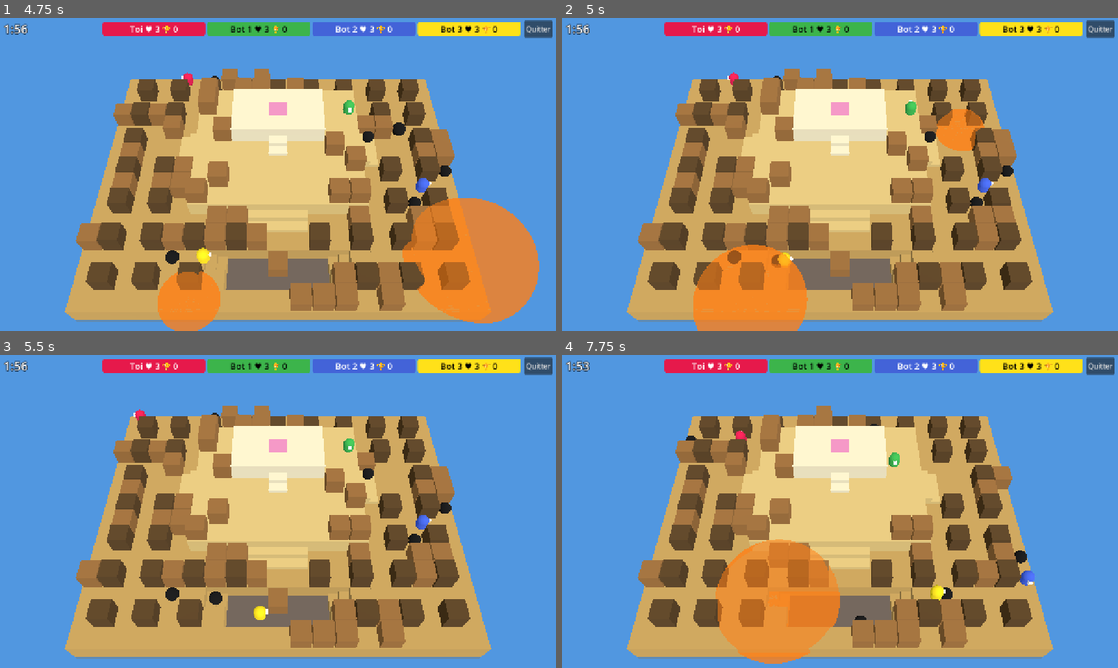
Above: before the commit, frames 1-4 (two rows, left to right).
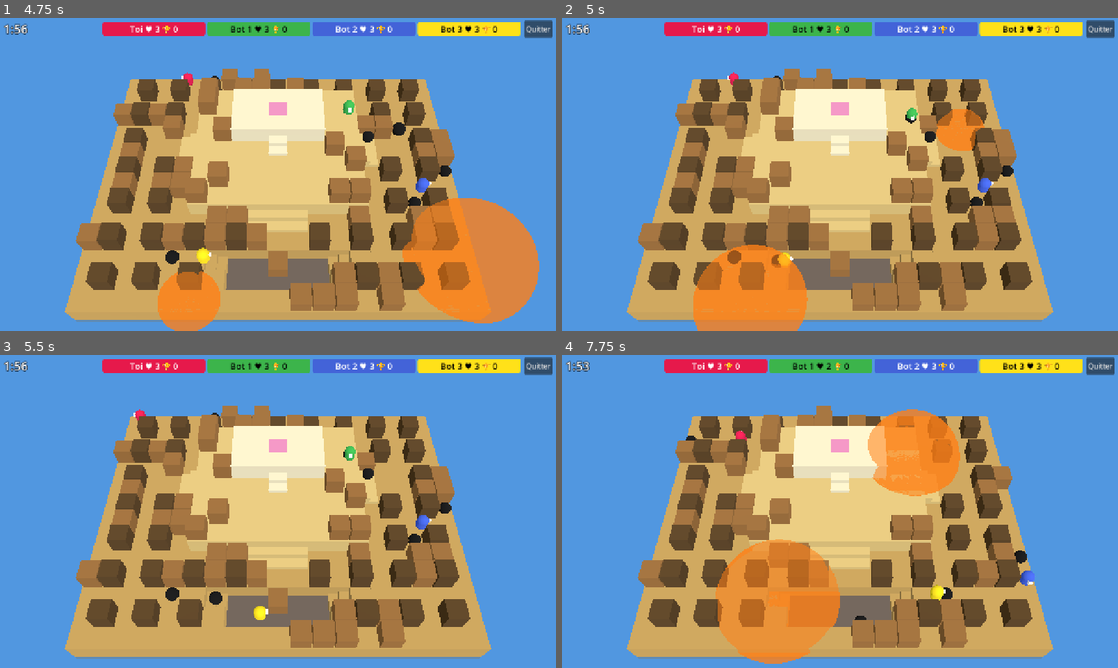
Above: after the commit, the same moments.

Repository: PaulDoazan/bomberman
Game: Godot game, scene res://src/ui/settings_screen.tscn
Same seed, same stepped clock (60 frames per second), same inputs: the game is played once before the commit and once after it.
Inputs (mouse positions are in pixels of both pictures, inside the frame that each line leads up to):
- Up to frame 1 (4.75 s): click "Jouer" at 0.5 s; move the mouse to (400, 158) at 1.27 s; press the mouse at (400, 158) at 1.28 s; hold Right (move_right) 1.28-2.03 s; move the mouse to (166, 190) at 2.02 s; release the mouse at (166, 190) at 2.03 s; hold Down (move_down) 2.03-2.78 s; right-click (166, 190) at 2.1 s; click (166, 190) at 2.3 s; move the mouse to (333, 105) at 2.77 s; press the mouse at (333, 105) at 2.78 s; hold Right (move_right) 2.78-3.53 s; move the mouse to (250, 237) at 3.52 s; release the mouse at (250, 237) at 3.53 s; hold Up (move_up) 3.53-4.28 s; tap Space (place_bomb) at 3.6 s; click (250, 237) at 3.8 s; move the mouse to (444, 221) at 4.27 s; press the mouse at (444, 221) at 4.28 s; hold Left (move_left) from 4.28 s (still down)
- Up to frame 2 (5 s): keep holding Left (move_left)
- Up to frame 3 (5.5 s): keep holding Left (move_left); move the mouse to (111, 464) at 5.02 s; release the mouse at (111, 464) at 5.03 s; right-click (111, 464) at 5.1 s; click (111, 464) at 5.3 s
- Up to frame 4 (7.75 s): move the mouse to (867, 511) at 5.77 s; release Left (move_left) at 5.78 s; press the mouse at (867, 511) at 5.78 s; hold Down (move_down) 5.78-6.53 s; move the mouse to (756, 433) at 6.52 s; release the mouse at (756, 433) at 6.53 s; hold Right (move_right) 6.53-7.28 s; tap Space (place_bomb) at 6.6 s; click (756, 433) at 6.8 s; move the mouse to (962, 495) at 7.27 s; press the mouse at (962, 495) at 7.28 s; hold Up (move_up) from 7.28 s (still down)

Frame 1 is identical in both runs. In frame 2, 0.1% of the frame differs, in the area x 61-64%, y 26-34%; in frame 3, 0.1%; in frame 4, 3.6%, in the area x 47-72%, y 3-46%.

Commit message:
Let players move in any direction on stairs
A step may change height by at most one half-level; stairs no longer
restrict movement to their axis. Levels still only connect through
stairs because only stair cells sit at odd half-levels.

Co-Authored-By: Claude Opus 5.5 (1M context) <noreply@anthropic.com>
Claude-Session: https://claude.ai/code/session_01VPhps17NVn3uxQFaWV6rT5

Diff:
--- a/src/sim/arena.gd
+++ b/src/sim/arena.gd
@@ -63,22 +63,12 @@
 	return t == Tile.PILLAR or t == Tile.BLOCK
 
 # Terrain only: b must be adjacent (Chebyshev 1) to a. Ignores bombs and players.
+# A step changes height by at most one half-level, so levels only connect through stairs,
+# and a player on a stair can move in any direction.
 func can_step(a: Vector2i, b: Vector2i) -> bool:
 	if not in_bounds(a) or is_solid(b):
 		return false
-	if absi(h2_at(a) - h2_at(b)) > 1:
-		return false
-	var d := b - a
-	for c in [a, b]:
-		if tile_at(c) == Tile.STAIRS:
-			if d.x != 0 and d.y != 0:
-				return false
-			var axis := axis_at(c)
-			if axis == Axis.X and d.y != 0:
-				return false
-			if axis == Axis.Y and d.x != 0:
-				return false
-	return true
+	return absi(h2_at(a) - h2_at(b)) <= 1
 
 # Orthogonal neighbours reachable by can_step.
 func walkable_neighbors(c: Vector2i) -> Array[Vector2i]:
--- a/tests/test_arena.gd
+++ b/tests/test_arena.gd
@@ -6,7 +6,10 @@
 	a.set_cell(Vector2i(3, 2), Arena.Tile.FLOOR, 2)
 	assert_true(a.can_step(Vector2i(1, 2), Vector2i(2, 2)), "monter sur l'escalier dans l'axe")
 	assert_true(a.can_step(Vector2i(2, 2), Vector2i(3, 2)), "escalier vers l'étage")
-	assert_false(a.can_step(Vector2i(2, 1), Vector2i(2, 2)), "entrer sur l'escalier par le côté")
+	assert_true(a.can_step(Vector2i(2, 1), Vector2i(2, 2)), "entrer sur l'escalier par le côté")
+	assert_true(a.can_step(Vector2i(2, 2), Vector2i(2, 3)), "quitter l'escalier par le côté")
+	a.set_cell(Vector2i(2, 3), Arena.Tile.STAIRS, 1, Arena.Axis.X)
+	assert_true(a.can_step(Vector2i(2, 2), Vector2i(2, 3)), "d'une marche à la marche voisine")
 	assert_false(a.can_step(Vector2i(3, 1), Vector2i(3, 2)), "sol vers l'étage sans escalier")
 	assert_false(a.can_step(Vector2i(0, 0), Vector2i(-1, 0)), "hors grille")
 	a.set_tile(Vector2i(1, 1), Arena.Tile.PILLAR)
@@ -20,7 +23,9 @@
 func test_diagonal_and_solid_rules() -> void:
 	var a := Fixtures.flat(5, 5)
 	a.set_cell(Vector2i(2, 2), Arena.Tile.STAIRS, 1, Arena.Axis.X)
-	assert_false(a.can_step(Vector2i(1, 1), Vector2i(2, 2)), "diagonale vers escalier")
+	assert_true(a.can_step(Vector2i(1, 1), Vector2i(2, 2)), "diagonale vers escalier")
+	a.set_cell(Vector2i(3, 3), Arena.Tile.FLOOR, 2)
+	assert_false(a.can_step(Vector2i(4, 4), Vector2i(3, 3)), "diagonale sol vers étage")
 	assert_true(a.can_step(Vector2i(0, 0), Vector2i(1, 1)), "diagonale au sol")
 	assert_true(a.is_solid(Vector2i(-1, 0)), "hors grille solide")
 	a.set_tile(Vector2i(3, 3), Arena.Tile.BLOCK)
